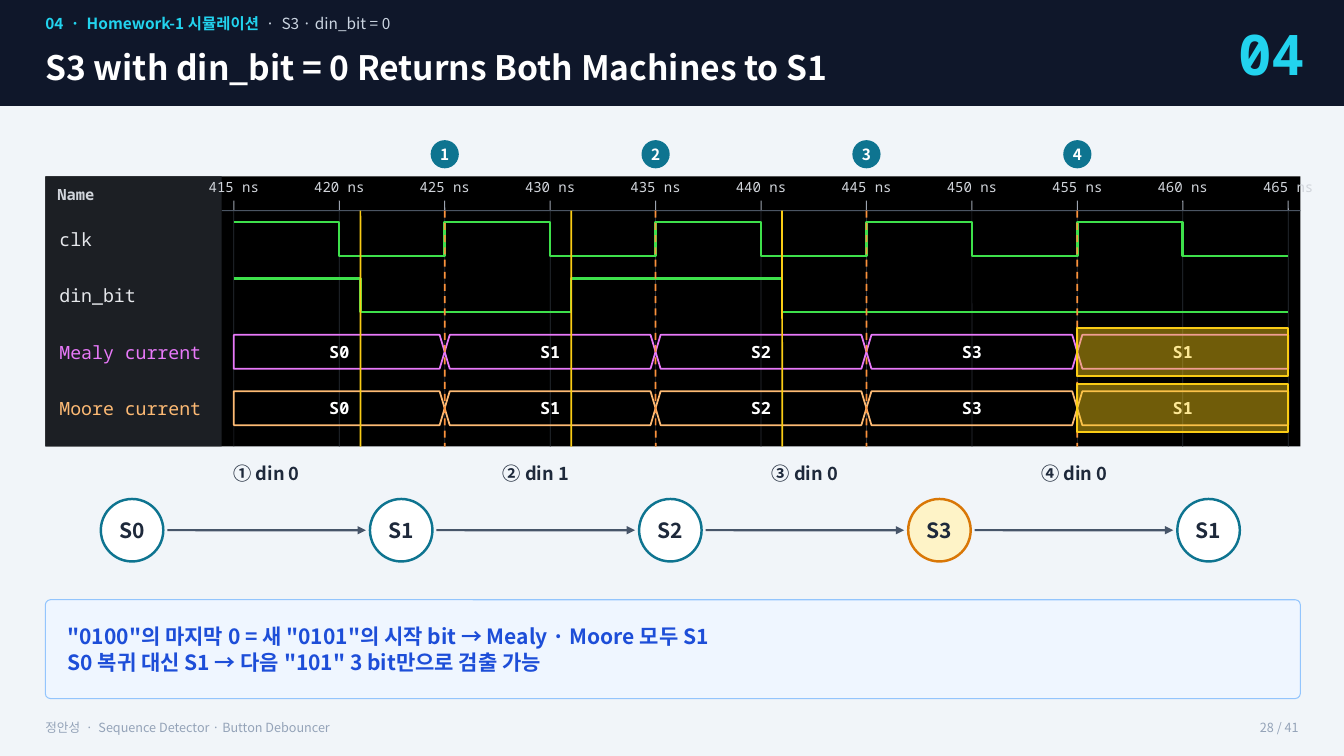
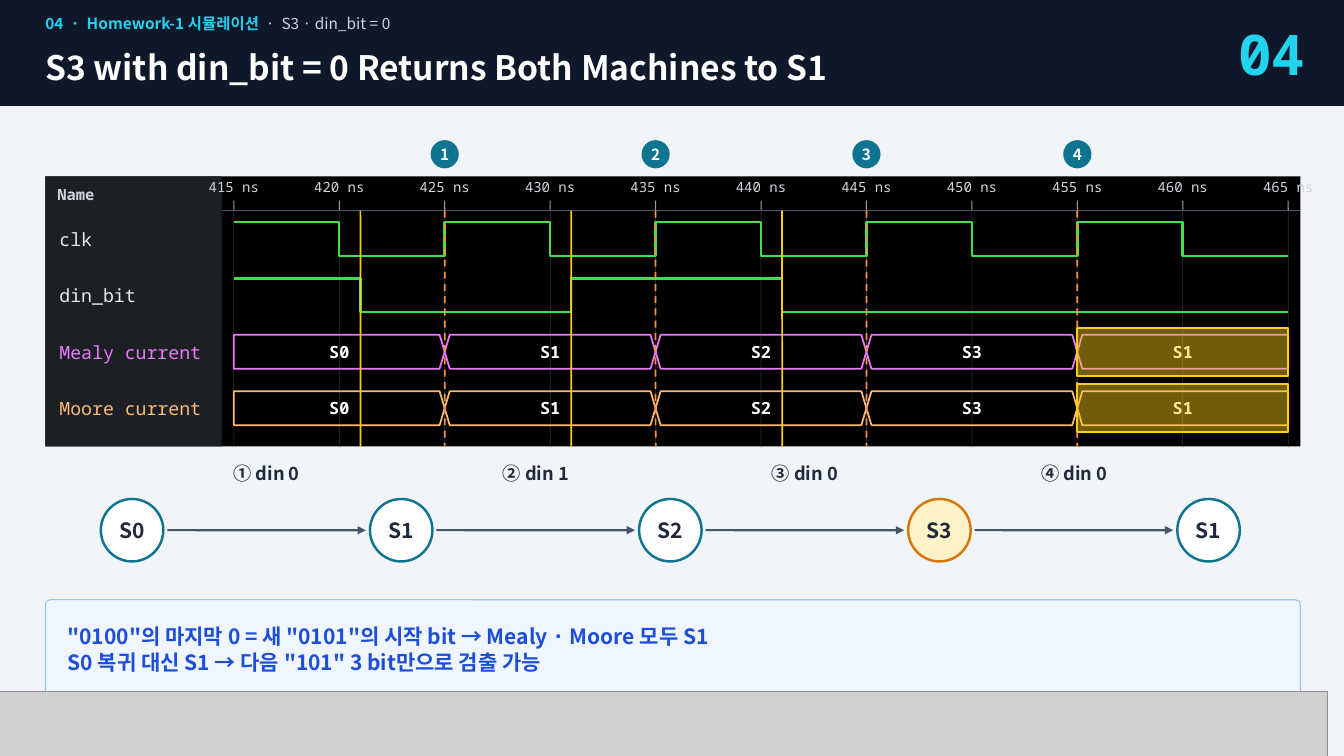
Before and after one commit to kimsacademy1234-max/System_Verilog, a slide deck: slide 21 of homework/1012_debouncer_project/Debouncer_FSM_정안성.pptx (slide 28 before the commit). Drawn at 1344x756 pixels with LibreOffice and Linux fonts; fonts in the diff are those of the drawing; grey boxes stand for pictures. Boxes give left, top, right and bottom in pixels: in the first picture for what was removed or moved away, otherwise in the second. Text is boxed around its words. In the diff, an @@ line names an element or a change of style, - is before the commit and + after.

```diff
--- a/homework/1012_debouncer_project/Debouncer_FSM_정안성.pptx
+++ b/homework/1012_debouncer_project/Debouncer_FSM_정안성.pptx
@@ picture added at [0, 692, 1328, 756] @@
@@ text removed at [45, 722, 329, 735] @@
-정안성 · Sequence Detector · Button Debouncer
@@ text removed at [1260, 723, 1299, 732] @@
-28 / 41
```
Also in this commit, not shown: 7 other slides changed, 7 slides removed, 5 other files.
